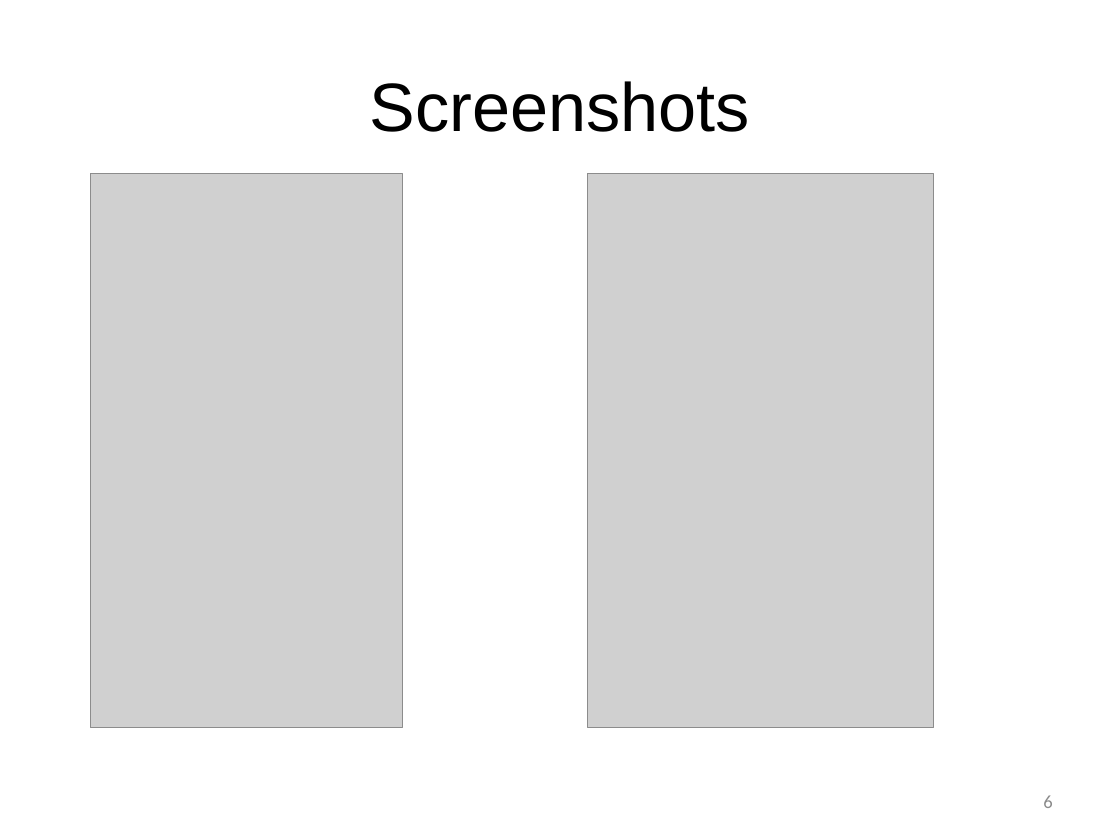
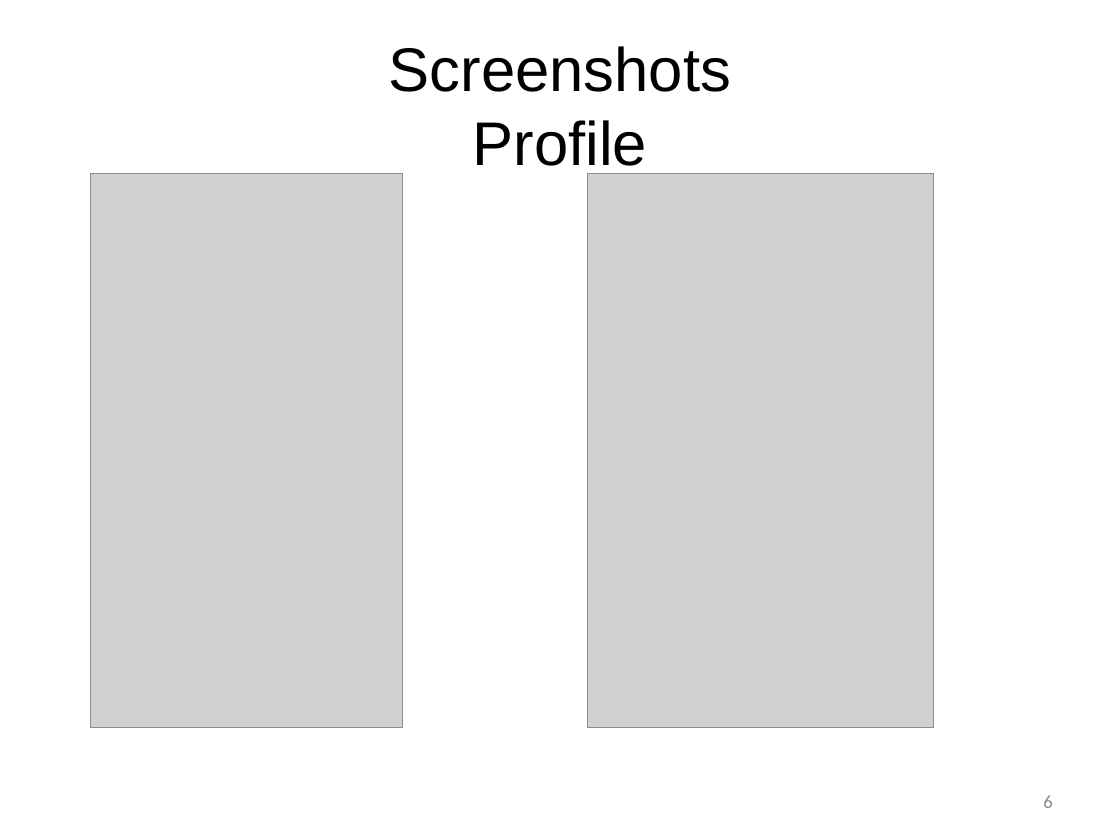
Before and after one commit to SCE-UMKC/ASESP2016_Blood-Donor_TEAM-4, a slide deck: slide 6 of ASE_ProjectCT_Presentation.pptx. Drawn at 1120x840 pixels with LibreOffice and Linux fonts; fonts in the diff are those of the drawing; grey boxes stand for pictures; background and template pictures are left out. Boxes give left, top, right and bottom in pixels: in the first picture for what was removed or moved away, otherwise in the second. Text is boxed around its words. In the diff, an @@ line names an element or a change of style, - is before the commit and + after.

```diff
--- a/ASE_ProjectCT_Presentation.pptx
+++ b/ASE_ProjectCT_Presentation.pptx
@@ title at [389, 46, 731, 176]: text changed; size 44 to 39.6 pt @@
-Screenshots
+Screenshots
+Profile
```
Also in this commit, not shown: 4 other slides changed, 1 slide added, 5 other files.
